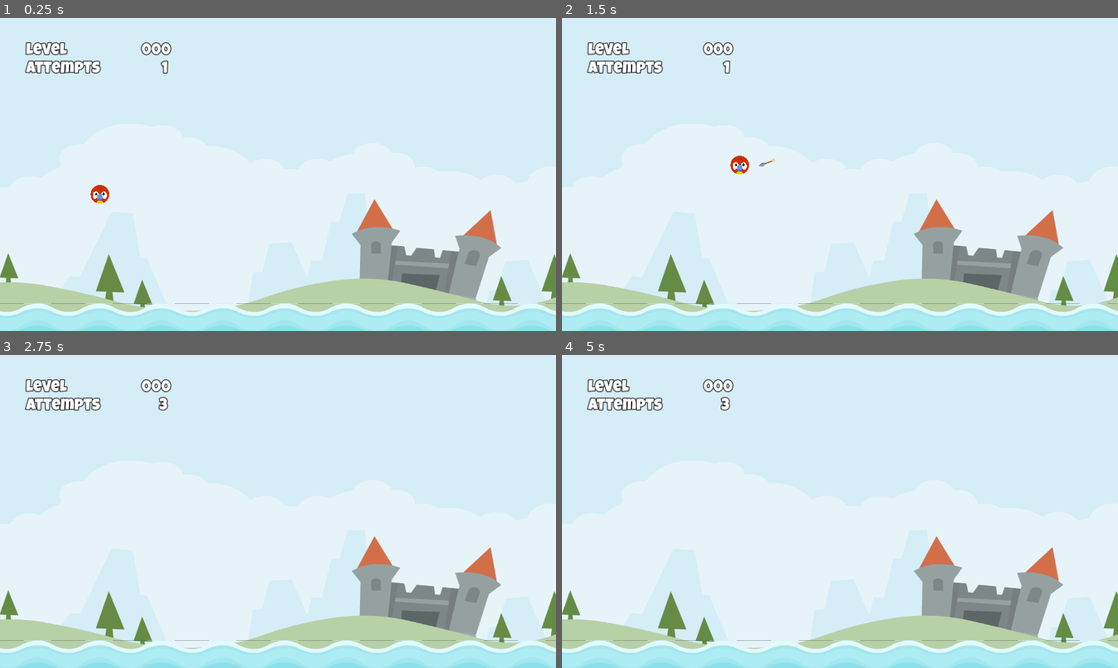
Above: before the commit, frames 1-4 (two rows, left to right).
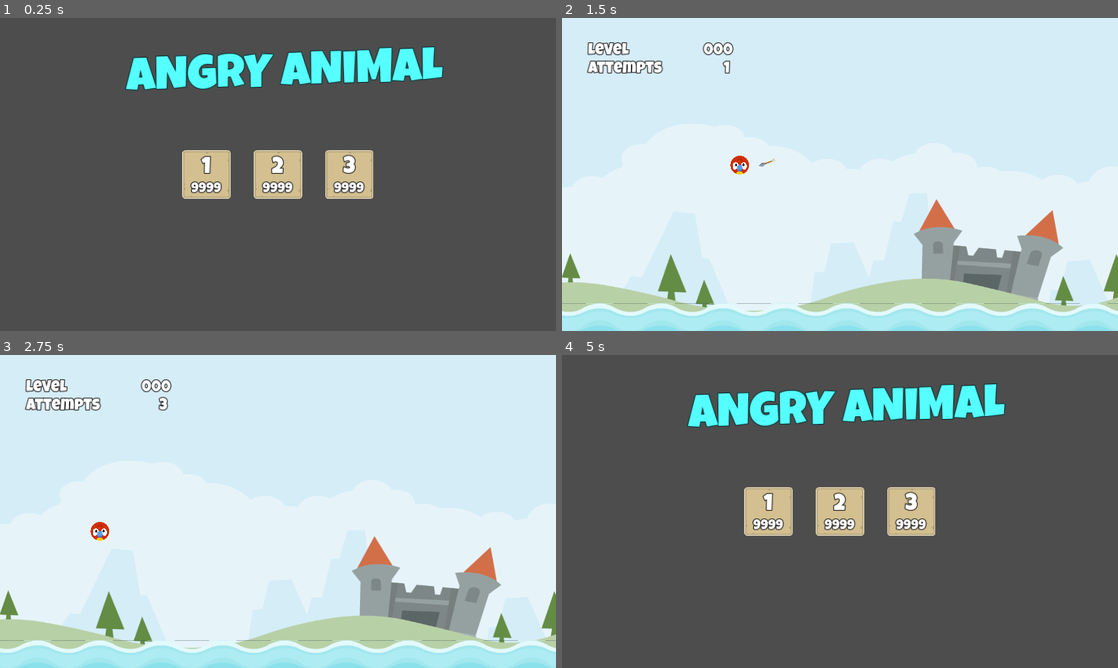
Above: after the commit, the same moments.

Repository: nes224/godot_2d_game
Game: Godot game, scene res://Scenes/Main/Main.tscn
The game is run twice, just before and just after one commit, with the same random seed, the same clock (stepped at 60 frames per second) and the same inputs. Before the commit the project starts from res://Scenes/Main/LevelBase.tscn.
Inputs (mouse positions are in pixels of both pictures, inside the frame that each line leads up to):
- Up to frame 1 (0.25 s): no input
- Up to frame 2 (1.5 s): click (767, 174) at 0.52 s; tap Enter at 1.25 s; drag from (662, 193) to (895, 105) at 1.27 s
- Up to frame 3 (2.75 s): drag from (100, 530) to (250, 574) at 2.02 s
- Up to frame 4 (5 s): move the mouse to (895, 442) at 2.77 s; press the mouse at (895, 442) at 2.78 s; release the mouse at (895, 442) at 3.5 s; tap Space at 3.5 s; drag from (812, 574) to (673, 464) at 3.52 s; tap Enter at 4.25 s; move the mouse to (1006, 558) at 4.27 s; press the mouse at (1006, 558) at 4.28 s; tap Escape (ui_cancel) at 4.9 s

The runs differ from the first frame. In frame 1, 100% of the frame differs, in the area x 0-100%, y 0-100%; in frame 2, nothing differs; in frame 3, 0.2%; in frame 4, 100%.

Commit message:
complete angry animal

Diff:
--- /dev/null
+++ b/angryanimalscode_godot/Classes/LevelScoresResource.gd
@@ -0,0 +1,14 @@
+class_name LevelScoresResource
+
+extends Resource
+
+const DEFAULT_SCORE: int = 9999
+
+@export var level_scores: Dictionary
+
+func get_level_best(level: int) -> int:
+	return level_scores.get(level, DEFAULT_SCORE)
+
+func try_update_best_score(level: int, score: int) -> void:
+	if get_level_best(level) > score:
+		level_scores[level] = score
--- /dev/null
+++ b/angryanimalscode_godot/Globals/ScoreManager.gd
@@ -0,0 +1,26 @@
+extends Node
+
+const SCORES_PATH = "user://animals_scores.res"
+
+var level_selected: int = 1:
+	get: return level_selected
+	set (value): level_selected = value
+
+var _level_scores:LevelScoresResource = LevelScoresResource.new()
+
+func _ready():
+	load_scores_from_file()
+
+func get_level_best(level: int) -> int:
+	return _level_scores.get_level_best(level)
+
+func set_score_for_current_level(score: int) -> void:
+	_level_scores.try_update_best_score(level_selected, score)
+	save_scores_to_file()
+
+func load_scores_from_file() -> void:
+	if ResourceLoader.exists(SCORES_PATH):
+		_level_scores = load(SCORES_PATH)
+
+func save_scores_to_file() -> void:
+	ResourceSaver.save(_level_scores, SCORES_PATH)
--- /dev/null
+++ b/angryanimalscode_godot/Resources/Block.gd
@@ -0,0 +1,9 @@
+class_name BLOCK
+
+extends StaticBody2D
+
+const GROUP_NAME: String = "BLOCK"
+
+# Called when the node enters the scene tree for the first time.
+func _ready():
+	pass # Replace with function body.
--- /dev/null
+++ b/angryanimalscode_godot/Resources/Block.tscn
@@ -0,0 +1,21 @@
+[gd_scene load_steps=5 format=3 uid="uid://dpl510lhwrai5"]
+
+[ext_resource type="Script" path="res://Resources/Block.gd" id="1_4u6g6"]
+[ext_resource type="Texture2D" uid="uid://2sehnk2ywigy" path="res://Assets/env/elementStone025.png" id="1_wh6le"]
+[ext_resource type="AudioStream" uid="uid://bfy4vbiuhv68c" path="res://Assets/audio/catapult.ogg" id="2_2tb2h"]
+
+[sub_resource type="RectangleShape2D" id="RectangleShape2D_54uvu"]
+size = Vector2(67, 218)
+
+[node name="Block" type="StaticBody2D"]
+script = ExtResource("1_4u6g6")
+
+[node name="Sprite2D" type="Sprite2D" parent="."]
+texture = ExtResource("1_wh6le")
+
+[node name="CollisionShape2D" type="CollisionShape2D" parent="."]
+position = Vector2(-1, -1)
+shape = SubResource("RectangleShape2D_54uvu")
+
+[node name="Sound" type="AudioStreamPlayer2D" parent="."]
+stream = ExtResource("2_2tb2h")
--- /dev/null
+++ b/angryanimalscode_godot/Resources/LevelScore.tres
@@ -0,0 +1,11 @@
+[gd_resource type="Resource" script_class="LevelScoresResource" load_steps=2 format=3 uid="uid://dvg2g7cyj8nik"]
+
+[ext_resource type="Script" path="res://Classes/LevelScoresResource.gd" id="1_chcpv"]
+
+[resource]
+script = ExtResource("1_chcpv")
+level_scores = {
+1: 9,
+2: 12,
+3: 30
+}
--- a/angryanimalscode_godot/Scenes/GameUi/GameUi.gd
+++ b/angryanimalscode_godot/Scenes/GameUi/GameUi.gd
@@ -1,5 +1,6 @@
 extends Control
 
+const MAIN = preload("res://Scenes/Main/Main.tscn")
 
 var _total_cups: int = 0
 var _current_cups: int = 0
@@ -8,6 +9,10 @@
 @onready var vb_complete = $VbComplete
 @onready var music = $Music
 @onready var attempts_label = $MC/VB/HBAttempts2/AttemptsLabel
+
+func _unhandled_input(event: InputEvent) -> void:
+	if event.is_action_pressed("ui_cancel"):
+		get_tree().change_scene_to_packed(MAIN)
 
 # Called when the node enters the scene tree for the first time.
 func _ready() -> void:
@@ -26,4 +31,5 @@
 	if _current_cups == _total_cups:
 		vb_complete.show()
 		music.play()
+		ScoreManager.set_score_for_current_level(_attempts)
 		get_tree().paused = true
--- a/angryanimalscode_godot/Scenes/Main/Level1.tscn
+++ b/angryanimalscode_godot/Scenes/Main/Level1.tscn
@@ -1,9 +1,14 @@
-[gd_scene load_steps=3 format=3 uid="uid://bgyx6omuurxrl"]
+[gd_scene load_steps=4 format=3 uid="uid://bgyx6omuurxrl"]
 
 [ext_resource type="PackedScene" uid="uid://dcy018ou1ln7d" path="res://Scenes/Main/LevelBase.tscn" id="1_knbpg"]
 [ext_resource type="PackedScene" uid="uid://b2dclakcisj3o" path="res://Scenes/Main/Cup.tscn" id="2_rcevw"]
+[ext_resource type="PackedScene" uid="uid://dpl510lhwrai5" path="res://Resources/Block.tscn" id="3_31pfh"]
 
 [node name="Level1" instance=ExtResource("1_knbpg")]
 
 [node name="Cup" parent="." index="4" instance=ExtResource("2_rcevw")]
 position = Vector2(506, 463)
+
+[node name="Block" parent="." index="5" instance=ExtResource("3_31pfh")]
+position = Vector2(653, 223)
+rotation = -0.578832
--- a/angryanimalscode_godot/Scenes/Main/Level2.tscn
+++ b/angryanimalscode_godot/Scenes/Main/Level2.tscn
@@ -1,12 +1,21 @@
-[gd_scene load_steps=3 format=3 uid="uid://dm0yki3avlrf3"]
+[gd_scene load_steps=4 format=3 uid="uid://dm0yki3avlrf3"]
 
 [ext_resource type="PackedScene" uid="uid://dcy018ou1ln7d" path="res://Scenes/Main/LevelBase.tscn" id="1_gkak2"]
 [ext_resource type="PackedScene" uid="uid://b2dclakcisj3o" path="res://Scenes/Main/Cup.tscn" id="2_7gewu"]
+[ext_resource type="PackedScene" uid="uid://dpl510lhwrai5" path="res://Resources/Block.tscn" id="3_yyowj"]
 
 [node name="Level2" instance=ExtResource("1_gkak2")]
 
 [node name="Cup" parent="." index="4" instance=ExtResource("2_7gewu")]
-position = Vector2(456, 469)
+position = Vector2(887, 430)
 
 [node name="Cup2" parent="." index="5" instance=ExtResource("2_7gewu")]
 position = Vector2(672, 272)
+
+[node name="Block" parent="." index="6" instance=ExtResource("3_yyowj")]
+position = Vector2(525, 130)
+rotation = 2.61614
+
+[node name="Block2" parent="." index="7" instance=ExtResource("3_yyowj")]
+position = Vector2(1030, 162)
+rotation = 0.465675
--- a/angryanimalscode_godot/Scenes/Main/Level3.tscn
+++ b/angryanimalscode_godot/Scenes/Main/Level3.tscn
@@ -1,15 +1,28 @@
-[gd_scene load_steps=3 format=3 uid="uid://dtsw0luog8rn2"]
+[gd_scene load_steps=4 format=3 uid="uid://dtsw0luog8rn2"]
 
 [ext_resource type="PackedScene" uid="uid://dcy018ou1ln7d" path="res://Scenes/Main/LevelBase.tscn" id="1_w2yur"]
 [ext_resource type="PackedScene" uid="uid://b2dclakcisj3o" path="res://Scenes/Main/Cup.tscn" id="2_ecpkr"]
+[ext_resource type="PackedScene" uid="uid://dpl510lhwrai5" path="res://Resources/Block.tscn" id="3_nx5np"]
 
 [node name="Level3" instance=ExtResource("1_w2yur")]
 
 [node name="Cup" parent="." index="4" instance=ExtResource("2_ecpkr")]
-position = Vector2(442, 510)
+position = Vector2(1034, 358)
 
 [node name="Cup2" parent="." index="5" instance=ExtResource("2_ecpkr")]
-position = Vector2(699, 309)
+position = Vector2(593, 364)
 
 [node name="Cup3" parent="." index="6" instance=ExtResource("2_ecpkr")]
-position = Vector2(1036, 178)
+position = Vector2(801, 155)
+
+[node name="Block" parent="." index="7" instance=ExtResource("3_nx5np")]
+position = Vector2(457, 188)
+rotation = 0.745354
+
+[node name="Block2" parent="." index="8" instance=ExtResource("3_nx5np")]
+position = Vector2(729, 517)
+rotation = 1.02473
+
+[node name="Block3" parent="." index="9" instance=ExtResource("3_nx5np")]
+position = Vector2(1042, 85)
+rotation = -1.13669
--- a/angryanimalscode_godot/Scenes/Main/LevelButton.gd
+++ b/angryanimalscode_godot/Scenes/Main/LevelButton.gd
@@ -2,15 +2,22 @@
 
 @export var level_number: int = 1
 @onready var level_label = $MarginContainer/VB/LevelLabel
+@onready var score_label = $MarginContainer/VB/ScoreLabel
 
 # Called when the node enters the scene tree for the first time.
 func _ready():
 	level_label.text = str(level_number)
+	score_label.text = "%d" % ScoreManager.get_level_best(level_number)
 
 
 func _on_mouse_exited():
 	scale = Vector2(1.0, 1.0)
 
-
 func _on_mouse_entered():
 	scale = Vector2(1.1, 1.1)
+
+func _on_pressed() -> void:
+	ScoreManager.level_selected = level_number
+	get_tree().change_scene_to_file(
+		"res://Scenes/Main/Level%d.tscn" % level_number
+	)
--- a/angryanimalscode_godot/Scenes/Main/LevelButton.tscn
+++ b/angryanimalscode_godot/Scenes/Main/LevelButton.tscn
@@ -52,3 +52,4 @@
 
 [connection signal="mouse_entered" from="." to="." method="_on_mouse_entered"]
 [connection signal="mouse_exited" from="." to="." method="_on_mouse_exited"]
+[connection signal="pressed" from="." to="." method="_on_pressed"]
--- a/angryanimalscode_godot/Scenes/Main/Main.tscn
+++ b/angryanimalscode_godot/Scenes/Main/Main.tscn
@@ -1,10 +1,12 @@
-[gd_scene load_steps=4 format=3 uid="uid://cuvc15ak0w7pm"]
+[gd_scene load_steps=5 format=3 uid="uid://cuvc15ak0w7pm"]
 
 [ext_resource type="Texture2D" uid="uid://cukqtuertpnc6" path="res://Assets/env/MainBG.png" id="1_m7xl2"]
 [ext_resource type="PackedScene" uid="uid://bx8il7f123smc" path="res://Scenes/Main/LevelButton.tscn" id="2_t65mh"]
 [ext_resource type="AudioStream" uid="uid://u2pusmahywfn" path="res://Assets/audio/birdsong.wav" id="3_1ueks"]
+[ext_resource type="LabelSettings" uid="uid://dd6nxpctkpdsm" path="res://Globals/Resouces/LightBlueLabel_96.tres" id="4_6qbrp"]
 
 [node name="Main" type="Control"]
+process_mode = 3
 layout_mode = 3
 anchors_preset = 15
 anchor_right = 1.0
@@ -51,3 +53,17 @@
 [node name="Music" type="AudioStreamPlayer" parent="."]
 stream = ExtResource("3_1ueks")
 autoplay = true
+
+[node name="Label" type="Label" parent="."]
+layout_mode = 1
+anchors_preset = 5
+anchor_left = 0.5
+anchor_right = 0.5
+offset_left = -316.0
+offset_top = 82.0
+offset_right = 340.0
+offset_bottom = 179.0
+grow_horizontal = 2
+rotation = -0.0336079
+text = "ANGRY ANIMAL"
+label_settings = ExtResource("4_6qbrp")
--- a/angryanimalscode_godot/project.godot
+++ b/angryanimalscode_godot/project.godot
@@ -11,12 +11,13 @@
 [application]
 
 config/name="Angryanimalscode Godot"
-run/main_scene="res://Scenes/Main/LevelBase.tscn"
+run/main_scene="res://Scenes/Main/Main.tscn"
 config/features=PackedStringArray("4.2", "Mobile")
 
 [autoload]
 
 SignalHub="*res://Globals/signal_hub.gd"
+ScoreManager="*res://Globals/ScoreManager.gd"
 
 [display]
 
@@ -36,6 +37,11 @@
 , Object(InputEventMouseButton,"resource_local_to_scene":false,"resource_name":"","device":-1,"window_id":0,"alt_presse …(244 unchanged characters)…
 ]
 }
+ui_cancel={
+"deadzone": 0.5,
+"events": [Object(InputEventKey,"resource_local_to_scene":false,"resource_name":"","device":0,"window_id":0,"alt_pressed":false,"shift_pressed":false,"ctrl_pressed":false,"meta_pressed":false,"pressed":false,"keycode":4194305,"physical_keycode":0,"key_label":0,"unicode":0,"echo":false,"script":null)
+]
+}
 ui_left={
 "deadzone": 0.5,
 "events": [Object(InputEventKey,"resource_local_to_scene":false,"resource_name":"","device":0,"window_id":0,"alt_presse …(181 unchanged characters)…
